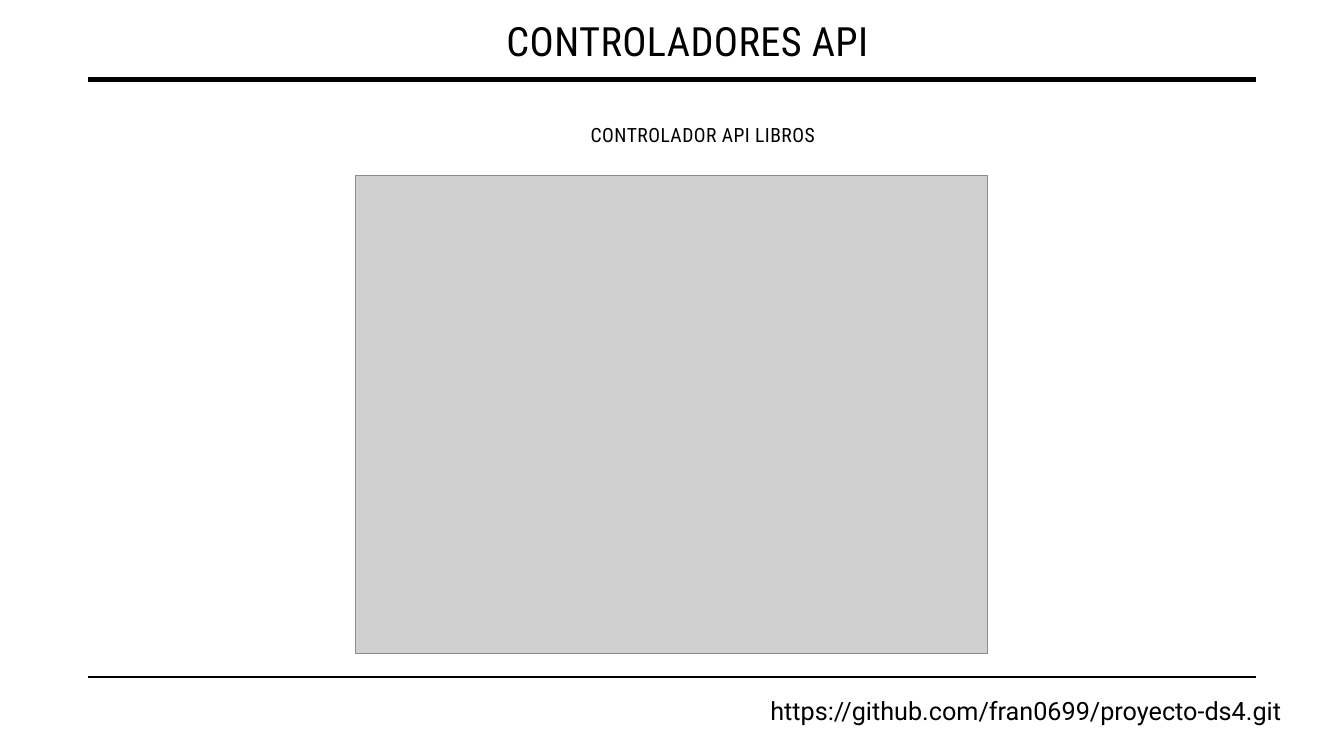
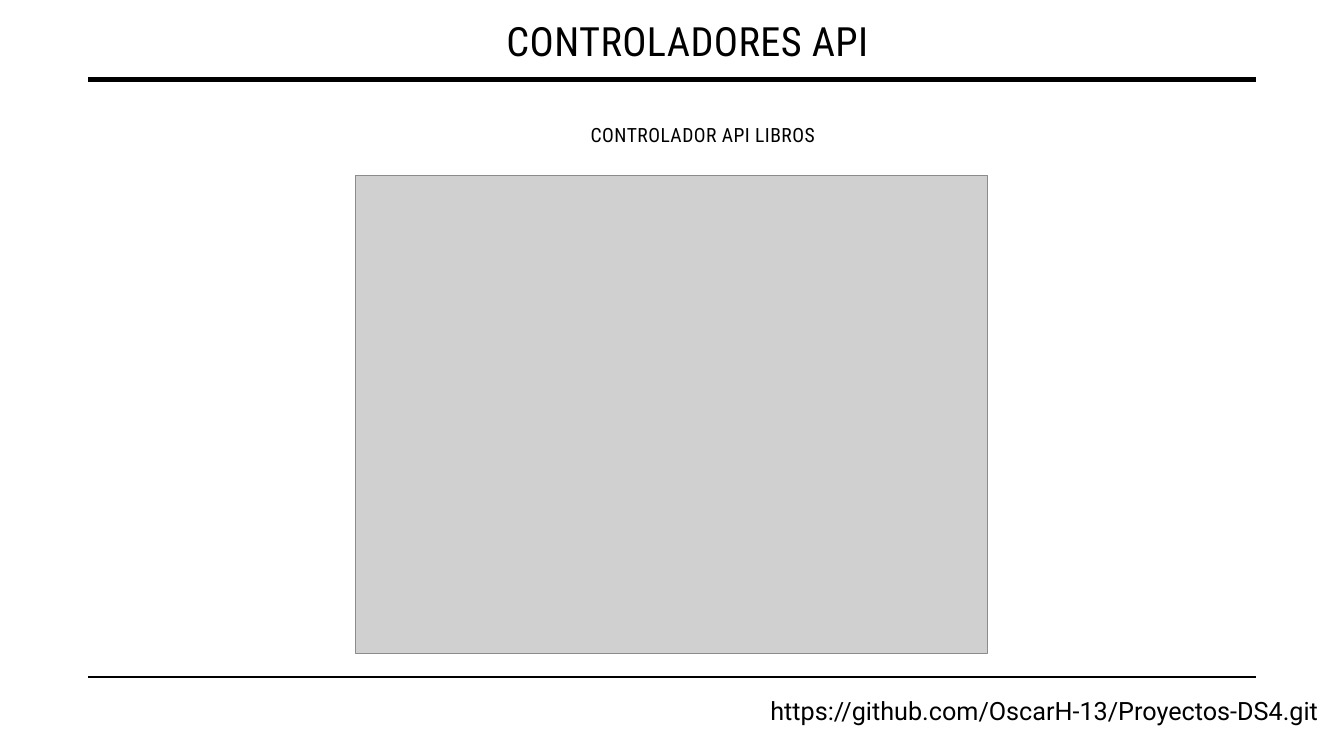
Before and after one commit to OscarH-13/Proyectos-DS4, a slide deck: slide 7 of ProyectoFinal.v2/Presentacion proyecto final ds4.pptx. Drawn at 1344x756 pixels with LibreOffice and Linux fonts; fonts in the diff are those of the drawing; grey boxes stand for pictures. Boxes give left, top, right and bottom in pixels: in the first picture for what was removed or moved away, otherwise in the second. Text is boxed around its words. In the diff, an @@ line names an element or a change of style, - is before the commit and + after.

```diff
--- a/ProyectoFinal.v2/Presentacion proyecto final ds4.pptx
+++ b/ProyectoFinal.v2/Presentacion proyecto final ds4.pptx
@@ text at [770, 701, 1318, 726]: text changed @@
-https://github.com/fran0699/proyecto-ds4.git
+https://github.com/OscarH-13/Proyectos-DS4.git
```
Also in this commit, not shown: 6 other slides changed, 1 slide added, 1 slide removed.
